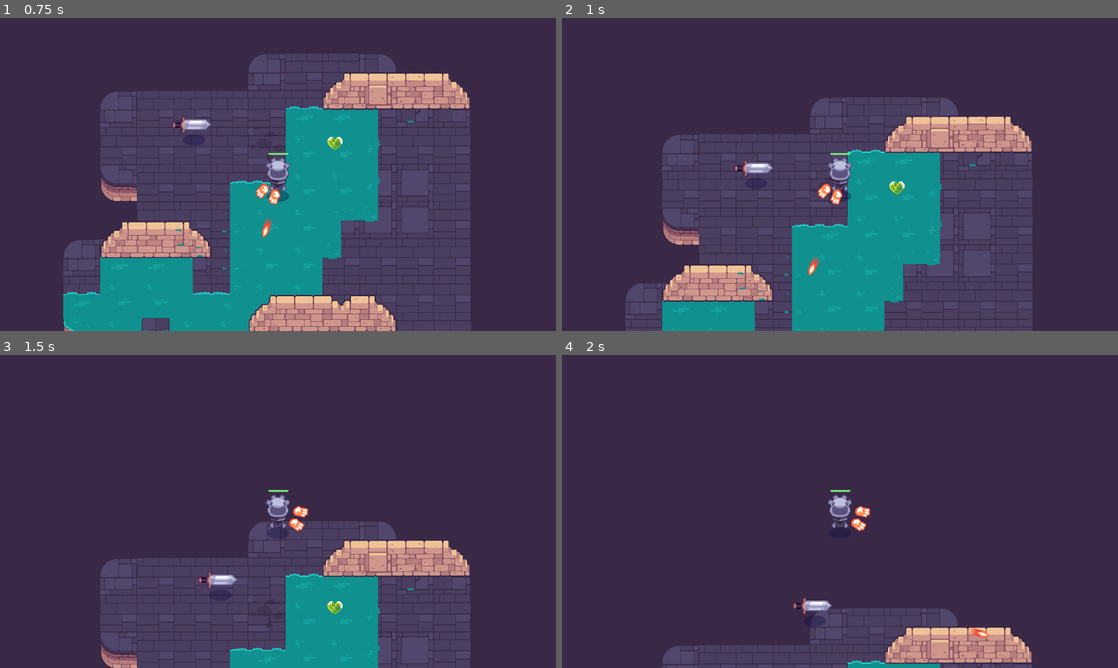
Above: before the commit, frames 1-4 (two rows, left to right).
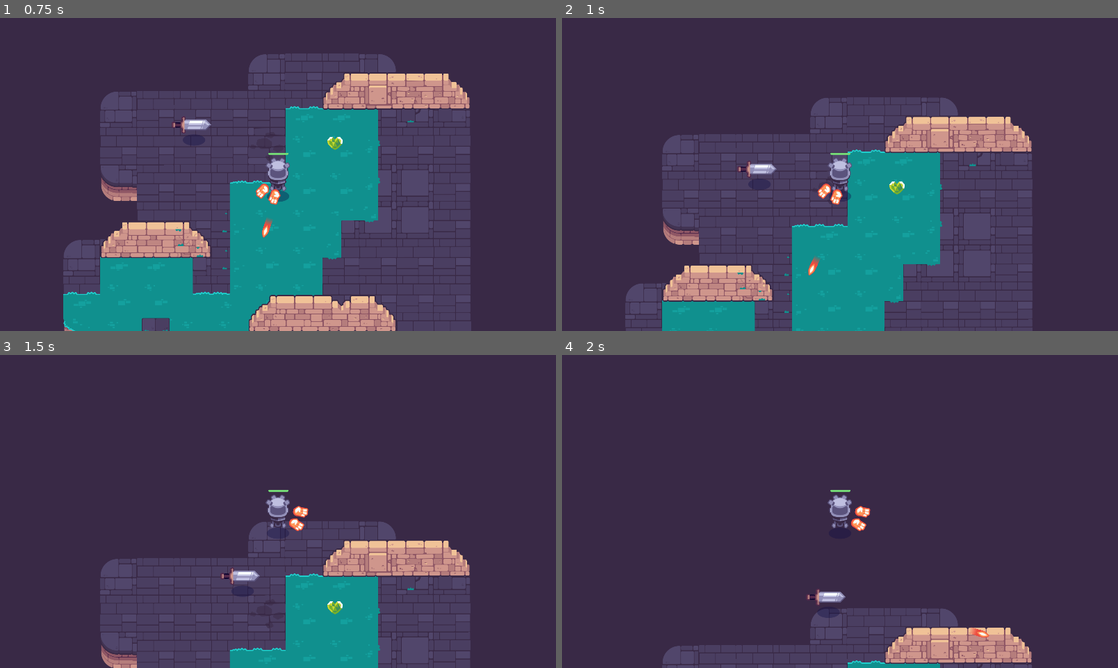
Above: after the commit, the same moments.

Repository: yaliu10/Path-of-Sorcerers-Game
Game: Godot game, scene res://Lessons/test_scene.tscn
The game is run twice, just before and just after one commit, with the same random seed, the same clock (stepped at 60 frames per second) and the same inputs.
Inputs (mouse positions are in pixels of both pictures, inside the frame that each line leads up to):
- Up to frame 1 (0.75 s): tap Enter at 0.5 s; move the mouse to (250, 237) at 0.52 s; hold W (move_up) from 0.53 s (still down); click (250, 237) at 0.6 s
- Up to frame 2 (1 s): keep holding W (move_up); tap Space at 0.77 s
- Up to frame 3 (1.5 s): keep holding W (move_up); move the mouse to (444, 558) at 1.27 s; tap Z at 1.35 s
- Up to frame 4 (2 s): keep holding W (move_up); tap Space at 1.52 s

Frame 1 is identical in both runs. In frame 2, 0.2% of the frame differs, in the area x 31-39%, y 45-51%; in frame 3, 0.3%; in frame 4, 0.5%, in the area x 41-51%, y 74-87%.
Error before the commit: Invalid access to property or key 'texture' on a base object of type 'Nil'. (res://Lessons/pickup.gd:34)

Commit message:
L11: Able to pick up, but no sound

Diff:
--- a/M10.twin_stick_workbook/Lessons/healing_item.gd
+++ b/M10.twin_stick_workbook/Lessons/healing_item.gd
@@ -2,14 +2,5 @@
 
 @export var healing_amount := 1
 
-# Called when the node enters the scene tree for the first time.
-func _ready() -> void:
-	pass # Replace with function body.
-
-
-# Called every frame. 'delta' is the elapsed time since the previous frame.
-func _process(delta: float) -> void:
-	pass
-
 func use(player: Player) -> void:
 	player.health += healing_amount
--- a/M10.twin_stick_workbook/Lessons/pickup.gd
+++ b/M10.twin_stick_workbook/Lessons/pickup.gd
@@ -6,6 +6,7 @@
 @onready var sprite_2d: Sprite2D = %Sprite2D
 @onready var audio_stream_player_2d: AudioStreamPlayer2D = %AudioStreamPlayer2D
 @onready var animation_player: AnimationPlayer = %AnimationPlayer
+@onready var collision_shape_2d: CollisionShape2D = %CollisionShape2D
 
 # Called when the node enters the scene tree for the first time.
 func _ready() -> void:
--- a/M10.twin_stick_workbook/Lessons/pickup.tscn
+++ b/M10.twin_stick_workbook/Lessons/pickup.tscn
@@ -1,11 +1,45 @@
-[gd_scene load_steps=8 format=3 uid="uid://ct3u3cg7dra6u"]
+[gd_scene load_steps=11 format=3 uid="uid://ct3u3cg7dra6u"]
 
 [ext_resource type="Script" path="res://Lessons/pickup.gd" id="1_jti8f"]
+[ext_resource type="Script" path="res://item.gd" id="2_ocoyk"]
 [ext_resource type="Texture2D" uid="uid://be8lmb157qflx" path="res://pickups/pickup_health.png" id="2_p5oja"]
 [ext_resource type="AudioStream" uid="uid://c2woejhi871h1" path="res://pickups/pickup.wav" id="3_eju18"]
 
+[sub_resource type="Resource" id="Resource_vd4b5"]
+script = ExtResource("2_ocoyk")
+display_name = "Heart"
+texture = ExtResource("2_p5oja")
+sound_on_pickup = ExtResource("3_eju18")
+
 [sub_resource type="CircleShape2D" id="CircleShape2D_5dmyi"]
 radius = 28.0
+
+[sub_resource type="Animation" id="Animation_ci1bl"]
+length = 0.001
+tracks/0/type = "value"
+tracks/0/imported = false
+tracks/0/enabled = true
+tracks/0/path = NodePath("Sprite2D:position")
+tracks/0/interp = 1
+tracks/0/loop_wrap = true
+tracks/0/keys = {
+"times": PackedFloat32Array(0),
+"transitions": PackedFloat32Array(1),
+"update": 0,
+"values": [Vector2(0, 0)]
+}
+tracks/1/type = "value"
+tracks/1/imported = false
+tracks/1/enabled = true
+tracks/1/path = NodePath("CollisionShape2D:position")
+tracks/1/interp = 1
+tracks/1/loop_wrap = true
+tracks/1/keys = {
+"times": PackedFloat32Array(0),
+"transitions": PackedFloat32Array(1),
+"update": 0,
+"values": [Vector2(0, -4)]
+}
 
 [sub_resource type="Animation" id="Animation_vt6de"]
 resource_name = "idle"
@@ -36,8 +70,8 @@
 "values": [Vector2(0, -4), Vector2(0, 11), Vector2(0, -4)]
 }
 
-[sub_resource type="Animation" id="Animation_ci1bl"]
-length = 0.001
+[sub_resource type="Animation" id="Animation_g11pg"]
+resource_name = "destroy"
 tracks/0/type = "value"
 tracks/0/imported = false
 tracks/0/enabled = true
@@ -66,17 +100,20 @@
 [sub_resource type="AnimationLibrary" id="AnimationLibrary_iakl3"]
 _data = {
 "RESET": SubResource("Animation_ci1bl"),
+"destroy": SubResource("Animation_g11pg"),
 "idle": SubResource("Animation_vt6de")
 }
 
 [node name="Pickup" type="Area2D"]
 script = ExtResource("1_jti8f")
+item = SubResource("Resource_vd4b5")
 
 [node name="Sprite2D" type="Sprite2D" parent="."]
 unique_name_in_owner = true
 texture = ExtResource("2_p5oja")
 
 [node name="CollisionShape2D" type="CollisionShape2D" parent="."]
+unique_name_in_owner = true
 position = Vector2(0, -4)
 shape = SubResource("CircleShape2D_5dmyi")
 
--- a/M10.twin_stick_workbook/Lessons/player.tscn
+++ b/M10.twin_stick_workbook/Lessons/player.tscn
@@ -8,8 +8,9 @@
 [ext_resource type="Script" path="res://Lessons/weapon_pivot.gd" id="5_rw6jb"]
 [ext_resource type="Texture2D" uid="uid://dekkcmj408pvt" path="res://player/hand_fire.png" id="6_cf83i"]
 
-[sub_resource type="CircleShape2D" id="CircleShape2D_ai4l8"]
-radius = 18.0
+[sub_resource type="CapsuleShape2D" id="CapsuleShape2D_66q3v"]
+radius = 33.0
+height = 114.0
 
 [sub_resource type="StyleBoxFlat" id="StyleBoxFlat_c4igj"]
 bg_color = Color(0.460456, 0.854339, 0.468693, 1)
@@ -28,8 +29,7 @@
 
 [node name="CollisionShape2D" type="CollisionShape2D" parent="."]
 unique_name_in_owner = true
-position = Vector2(-1, 40)
-shape = SubResource("CircleShape2D_ai4l8")
+shape = SubResource("CapsuleShape2D_66q3v")
 
 [node name="Shadow" parent="." instance=ExtResource("2_ba4tm")]
 
